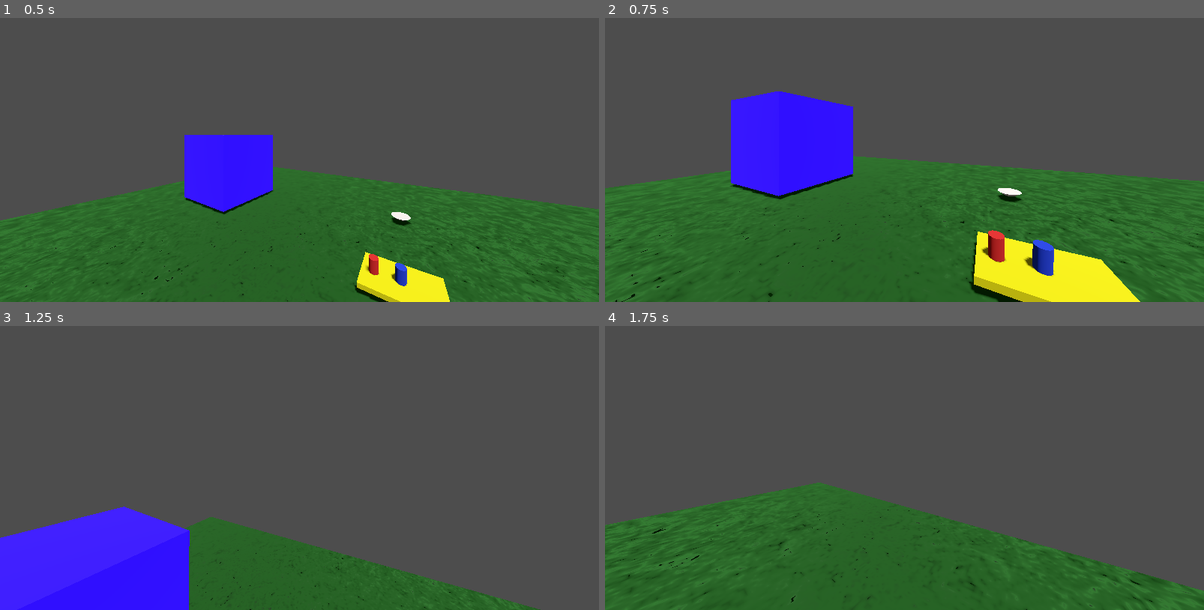
Above: before the commit, frames 1-4 (two rows, left to right).
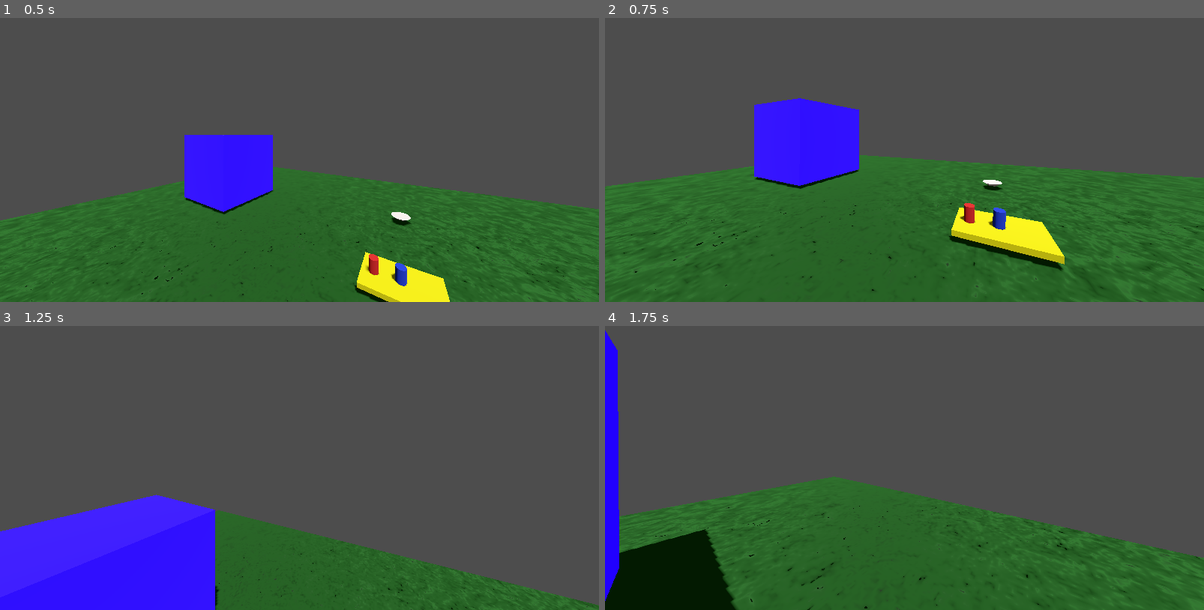
Above: after the commit, the same moments.

Repository: micycle8778/dash-and-dine
Game: Godot game, scene res://world/world.tscn
Two runs of this game, one before a commit and one after it. Both use one fixed random seed, a clock stepped at 60 frames per second and the inputs below. The engine's default icon, where the game draws it, is replaced by a stand-in: a white triangle on a blue panel in a dark square.
Inputs (mouse positions are in pixels of both pictures, inside the frame that each line leads up to):
- Up to frame 1 (0.5 s): no input
- Up to frame 2 (0.75 s): move the mouse to (934, 131) at 0.52 s; hold W (move_forward) from 0.53 s (still down); tap E (pickup) at 0.6 s
- Up to frame 3 (1.25 s): keep holding W (move_forward); tap Space (jump) at 0.77 s
- Up to frame 4 (1.75 s): keep holding W (move_forward); move the mouse to (874, 442) at 1.27 s; tap Shift (sprint) at 1.35 s; tap Space (jump) at 1.52 s

Frame 1 is identical in both runs. In frame 2, 10% of the frame differs, in the area x 0-100%, y 25-100%; in frame 3, 5.9%; in frame 4, 12%, in the area x 0-100%, y 1-100%.

Commit message:
player moves with const acceleration instead of const speed

Diff:
--- a/grabbable/grabbable.gd
+++ b/grabbable/grabbable.gd
@@ -6,7 +6,7 @@
 	PASSENGER
 }
 
-const MASS_MUL := 8.
+const GRAV_MUL := 1.75
 
 @export var inertia_curve: Curve
 @export var outline_shader: ShaderMaterial
@@ -42,8 +42,8 @@
 					body.linear_velocity = instant_velocity
 			disable_outline_shader()
 		State.PASSENGER:
-			gravity_scale /= MASS_MUL
-			$Sprite3D.visible = false
+			gravity_scale /= GRAV_MUL
+			# $Sprite3D.visible = false
 
 func _enter_state(new_state: State) -> void:
 	match new_state:
@@ -58,8 +58,8 @@
 			enable_outline_shader()
 			has_moved = false
 		State.PASSENGER:
-			gravity_scale *= MASS_MUL
-			$Sprite3D.visible = true
+			gravity_scale *= GRAV_MUL
+			# $Sprite3D.visible = true
 
 func _ready() -> void:
 	var aabb := AABB()
--- a/grabbable/outline.gdshader
+++ b/grabbable/outline.gdshader
@@ -17,5 +17,5 @@
 	if (!enabled) discard;
 	float t = TIME / 1.5;
 	float x = mod(SCREEN_UV.x + t, 1.);
-	ALBEDO = mix(vec3(0.), vec3(0.4, 0.4, 0.3), distance(x, 0.5) * 2.);
+	ALBEDO *= mix(vec3(0.), vec3(0.4, 0.4, 0.3), distance(x, 0.5) * 2.);
 }
--- a/player/player.gd
+++ b/player/player.gd
@@ -27,9 +27,15 @@
 		run_mul *= WALK_MUL
 
 	var raw_input := Input.get_vector("move_left", "move_right", "move_forward", "move_backward")
-	var input = transform.basis * Vector3(raw_input.x, 0, raw_input.y) * MOVE_SPEED * run_mul
-	velocity.x = input.x
-	velocity.z = input.z
+	var desired_vel := transform.basis * Vector3(raw_input.x, 0, raw_input.y) * MOVE_SPEED * run_mul
+	var accel :=  MOVE_SPEED * run_mul * delta * 3.5
+
+	var dv := Vector2(desired_vel.x, desired_vel.z)
+	var v := Vector2(velocity.x, velocity.z)
+
+	v = v.move_toward(dv, accel)
+	velocity.x = v.x
+	velocity.z = v.y
 
 	if is_on_floor() and Input.is_action_just_pressed("jump"):
 		velocity += Vector3.UP * JUMP_POWER
